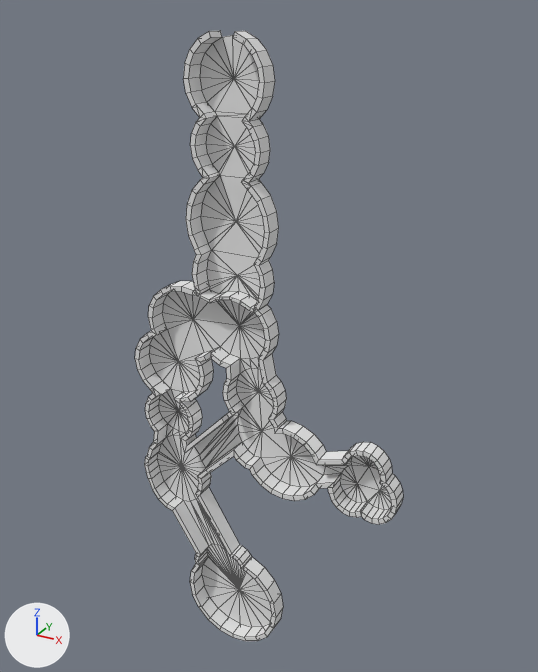
Before and after pictures for a commit that changed the Blender file Editing Files/tutorial.blend.
The view is the same before and after, from a 50 mm camera at (187.0, -331.0, 286.0) aimed at (1.0, 8.0, 117.0). Lighting does not change. The marker at lower left points along +X, +Y and +Z. Mesh edges are drawn as thin lines.

The older version as bpy lines, for what is in view:
```python
ob_funnel_door_left = bpy.data.objects.new('Funnel Door Left', me_floor_001)
ob_funnel_door_left.location = (0.0, 0.0, 0.0)
ob_funnel_door_left.rotation_euler = (1.571, 0.0, 0.0)  # degrees (90, 0, 0)
ob_funnel_door_right = bpy.data.objects.new('Funnel Door Right', me_floor_003)
ob_funnel_door_right.location = (0.0, 0.0, 0.0)
ob_funnel_door_right.rotation_euler = (1.571, 0.0, 0.0)  # degrees (90, 0, 0)
ob_funnel_island_floors = bpy.data.objects.new('Funnel Island Floors', me_floor_008)
ob_funnel_island_floors.location = (0.0, 0.0, 0.0)
ob_funnel_island_floors.rotation_euler = (1.571, 0.0, 0.0)  # degrees (90, 0, 0)
ob_mainland_walls = bpy.data.objects.new('Mainland Walls', me_floor_002)
ob_mainland_walls.location = (0.0, 0.0, 0.0)
ob_mainland_walls.rotation_euler = (1.571, 0.0, 0.0)  # degrees (90, 0, 0)
# also in view: 'Funnel Island Walls' at (-14.0, -5.0, 208.0); 'Mainland Floors' at (4.0, -5.0, 23.0)
```
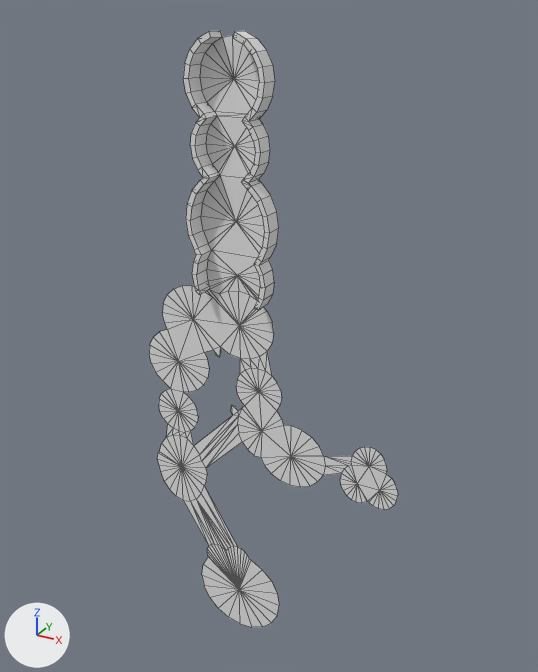
Edits to the scene script, one JSON object a line:
```json
{"op": "add", "block": "ob_funnel_door_right", "code": "ob_funnel_door_right.hide_viewport = True"}
{"op": "add", "block": "ob_funnel_door_left", "code": "ob_funnel_door_left.hide_viewport = True"}
{"op": "add", "block": "ob_mainland_walls", "code": "ob_mainland_walls.hide_viewport = True"}
```

Boxes [x1, y1, x2, y2] around the edits, measured in the pictures (538 x 672 px):
```json
{"object": "Mainland Walls", "change": "hidden", "before": [135, 281, 403, 641]}
{"object": "Funnel Door Right", "change": "hidden", "before": [229, 291, 257, 312]}
{"object": "Funnel Door Left", "change": "hidden", "before": [198, 289, 238, 303]}
```
